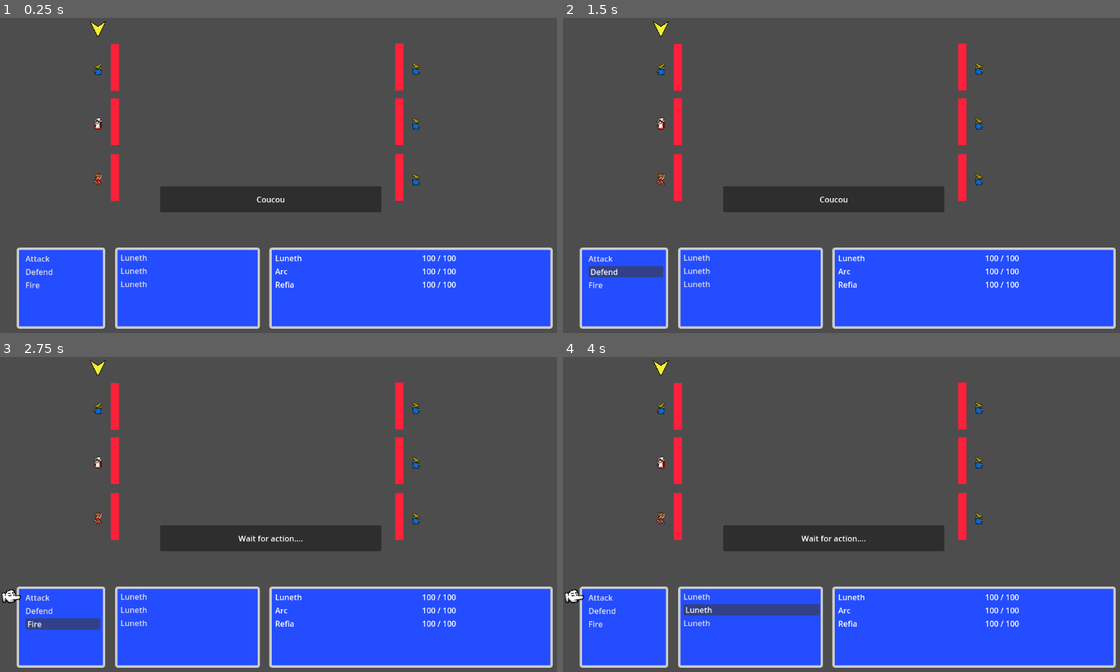
Above: before the commit, frames 1-4 (two rows, left to right).
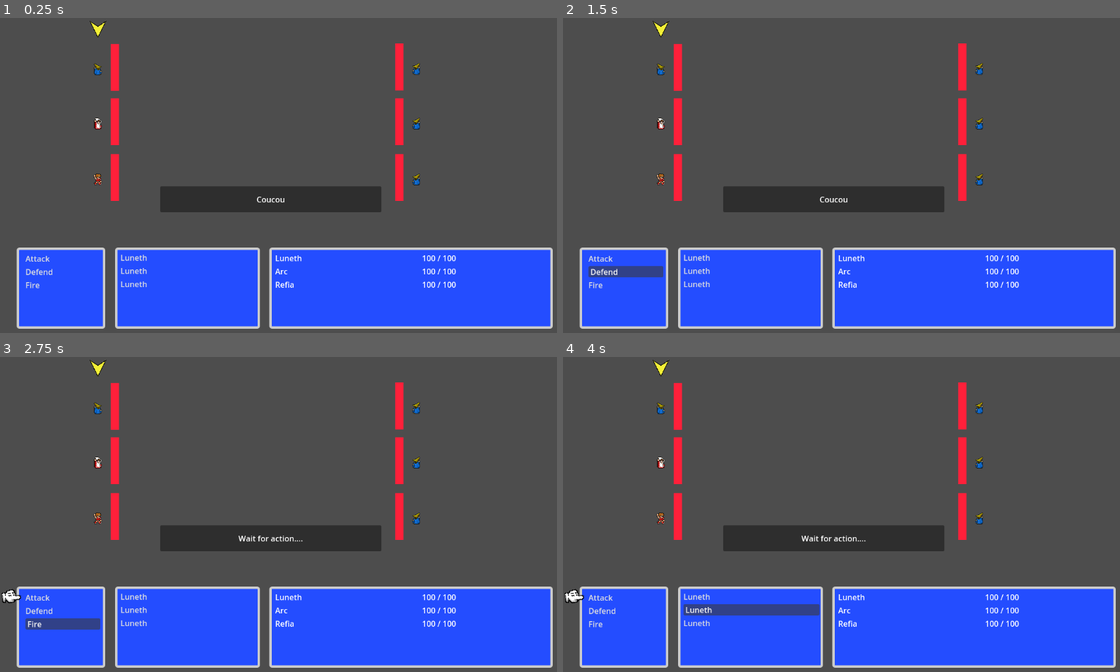
Above: after the commit, the same moments.

Repository: Archalos0/ff-fangame
Game: Godot game, scene res://scenes/battle_scene.tscn
Two runs of this game, one before a commit and one after it. Both use one fixed random seed, a clock stepped at 60 frames per second and the inputs below.
Inputs:
- Up to frame 1 (0.25 s): no input
- Up to frame 2 (1.5 s): click "Attack" at 0.5 s; click "Defend" at 1.25 s
- Up to frame 3 (2.75 s): click "Fire" at 2 s
- Up to frame 4 (4 s): click "Luneth" at 2.75 s; click "Luneth" at 3.5 s

The runs differ from the first frame. In frame 1, 0.2% of the frame differs, in the area x 16-76%, y 14-54%; in frame 2, 0.2%; in frame 3, 0.2%; in frame 4, 0.2%.

Commit message:
correct character orientation

Diff:
--- a/scripts/characters/battler.gd
+++ b/scripts/characters/battler.gd
@@ -38,7 +38,7 @@
 	_place_health_bar()
 	_place_selection_arrow()
 
-	if not is_player:
+	if is_player:
 		flip_character()
 
 	health_bar.max_value = _character_data.stats.health_points
